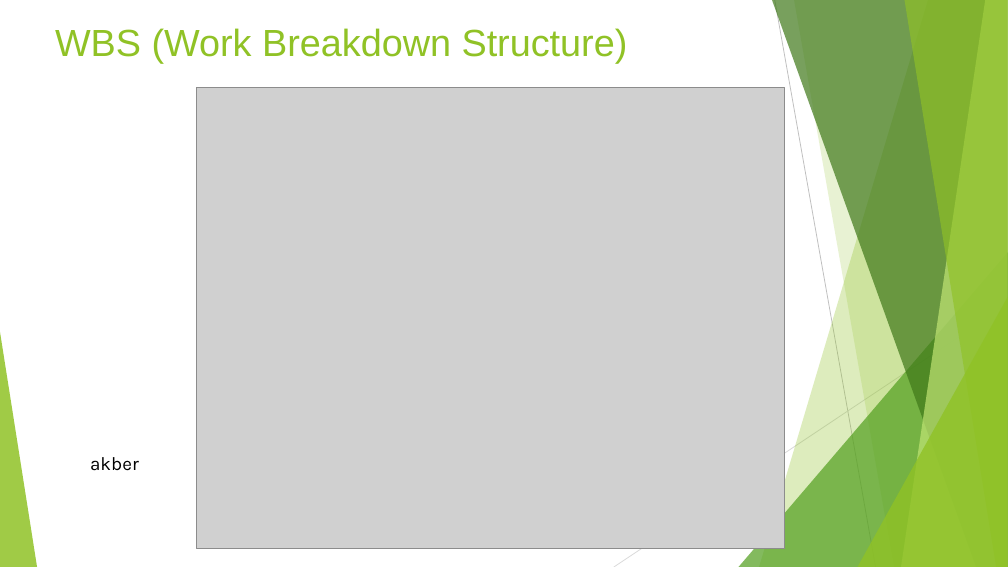
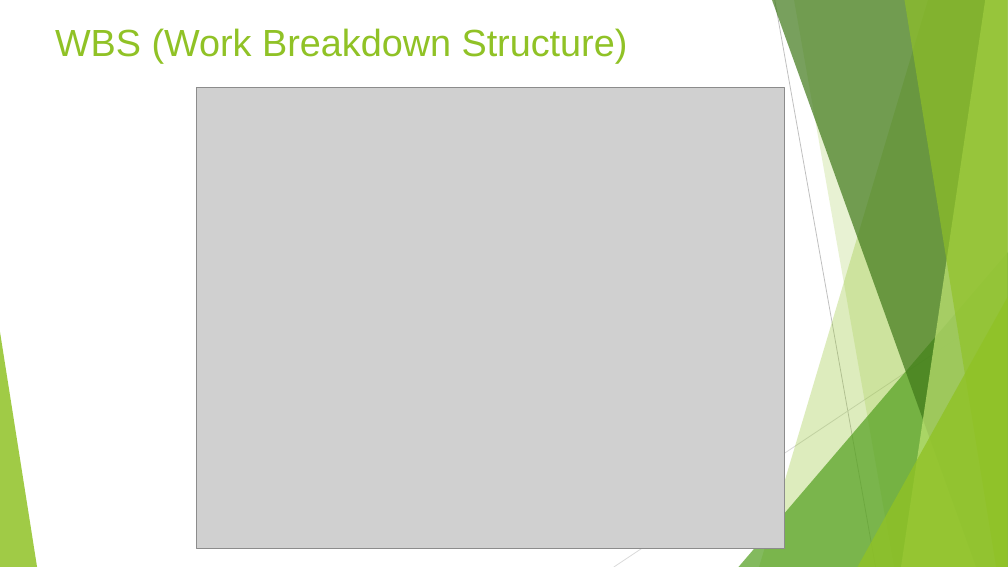
Before and after one commit to ASA786/supermarket_app, a slide deck: slide 6 of Team Project/Presentation (1).pptx (slide 5 before the commit). Drawn at 1008x567 pixels with LibreOffice and Linux fonts; fonts in the diff are those of the drawing; grey boxes stand for pictures. Boxes give left, top, right and bottom in pixels: in the first picture for what was removed or moved away, otherwise in the second. Text is boxed around its words. In the diff, an @@ line names an element or a change of style, - is before the commit and + after.

```diff
--- a/Team Project/Presentation (1).pptx
+++ b/Team Project/Presentation (1).pptx
@@ text removed at <box>90,457,139,471</box> @@
-akber
```
Also in this commit, not shown: 14 other slides changed, 5 slides added, 3 slides removed.
